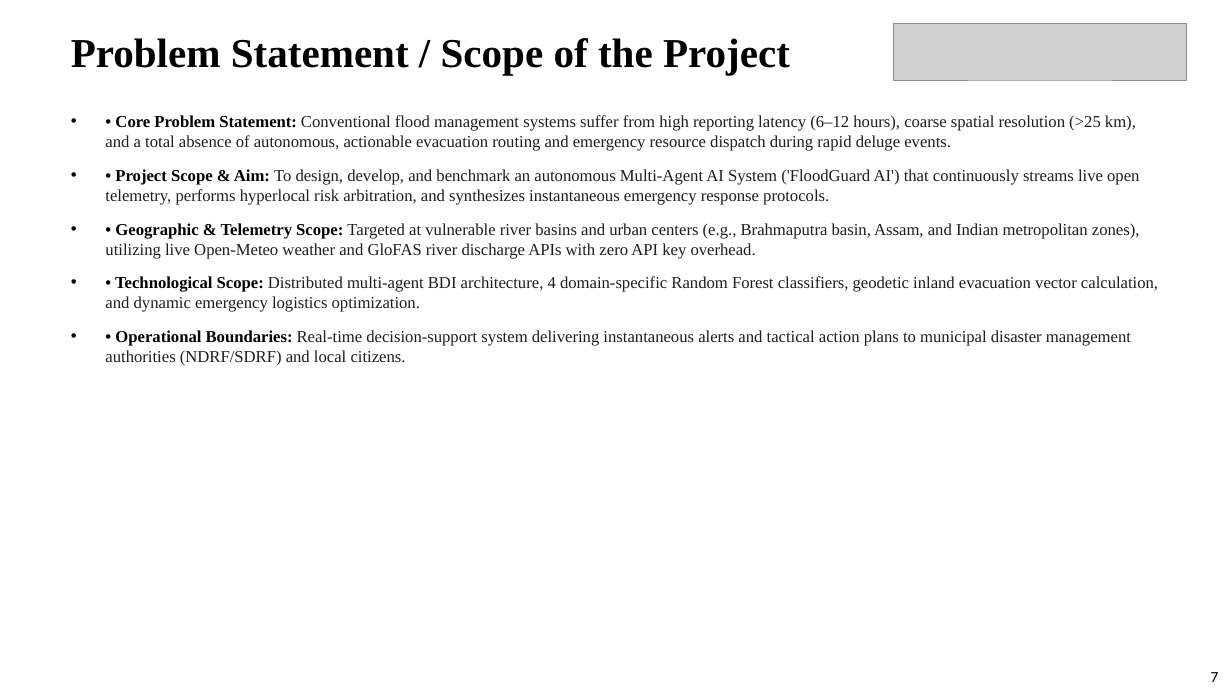
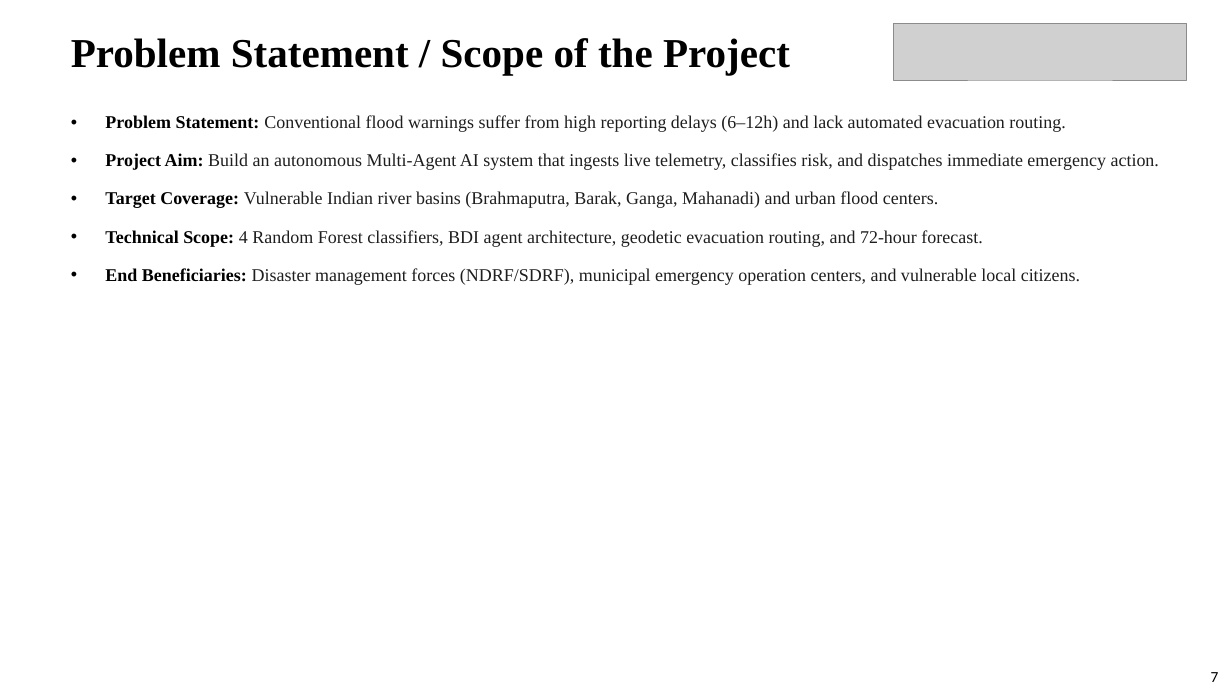
Before and after one commit to Prajwalbaligidad/floodGuard, a slide deck: slide 7 of Design_Project_Presentation_MultiAgent_AI.pptx. Drawn at 1232x693 pixels with LibreOffice and Linux fonts; fonts in the diff are those of the drawing; grey boxes stand for pictures. Boxes give left, top, right and bottom in pixels: in the first picture for what was removed or moved away, otherwise in the second. Text is boxed around its words. In the diff, an @@ line names an element or a change of style, - is before the commit and + after.

```diff
--- a/Design_Project_Presentation_MultiAgent_AI.pptx
+++ b/Design_Project_Presentation_MultiAgent_AI.pptx
@@ text at bbox=[105, 115, 1159, 285]: text changed; size 13 to 14 pt @@
-• • Core Problem Statement: Conventional flood management systems suffer from high reporting latency (6–12 hours), coarse spatial resolution (>25 km), and a total absence of autonomous, actionable evacuation routing and emergency resource dispatch during rapid deluge events.
-• • Project Scope & Aim: To design, develop, and benchmark an autonomous Multi-Agent AI System ('FloodGuard AI') that continuously streams live open telemetry, performs hyperlocal risk arbitration, and synthesizes instantaneous emergency response protocols.
-• • Geographic & Telemetry Scope: Targeted at vulnerable river basins and urban centers (e.g., Brahmaputra basin, Assam, and Indian metropolitan zones), utilizing live Open-Meteo weather and GloFAS river discharge APIs with zero API key overhead.
-• • Technological Scope: Distributed multi-agent BDI architecture, 4 domain-specific Random Forest classifiers, geodetic inland evacuation vector calculation, and dynamic emergency logistics optimization.
-• • Operational Boundaries: Real-time decision-support system delivering instantaneous alerts and tactical action plans to municipal disaster management authorities (NDRF/SDRF) and local citizens.
+• Problem Statement: Conventional flood warnings suffer from high reporting delays (6–12h) and lack automated evacuation routing.
+• Project Aim: Build an autonomous Multi-Agent AI system that ingests live telemetry, classifies risk, and dispatches immediate emergency action.
+• Target Coverage: Vulnerable Indian river basins (Brahmaputra, Barak, Ganga, Mahanadi) and urban flood centers.
+• Technical Scope: 4 Random Forest classifiers, BDI agent architecture, geodetic evacuation routing, and 72-hour forecast.
+• End Beneficiaries: Disaster management forces (NDRF/SDRF), municipal emergency operation centers, and vulnerable local citizens.
```
Also in this commit, not shown: 19 other slides changed, 5 other files.
